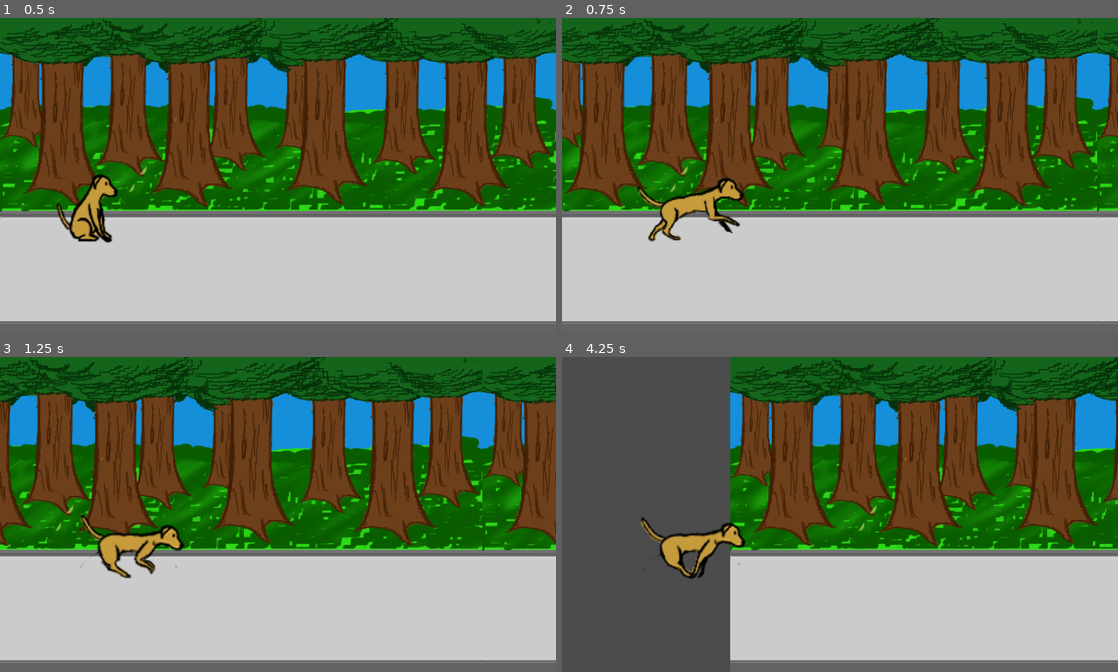
Above: before the commit, frames 1-4 (two rows, left to right).
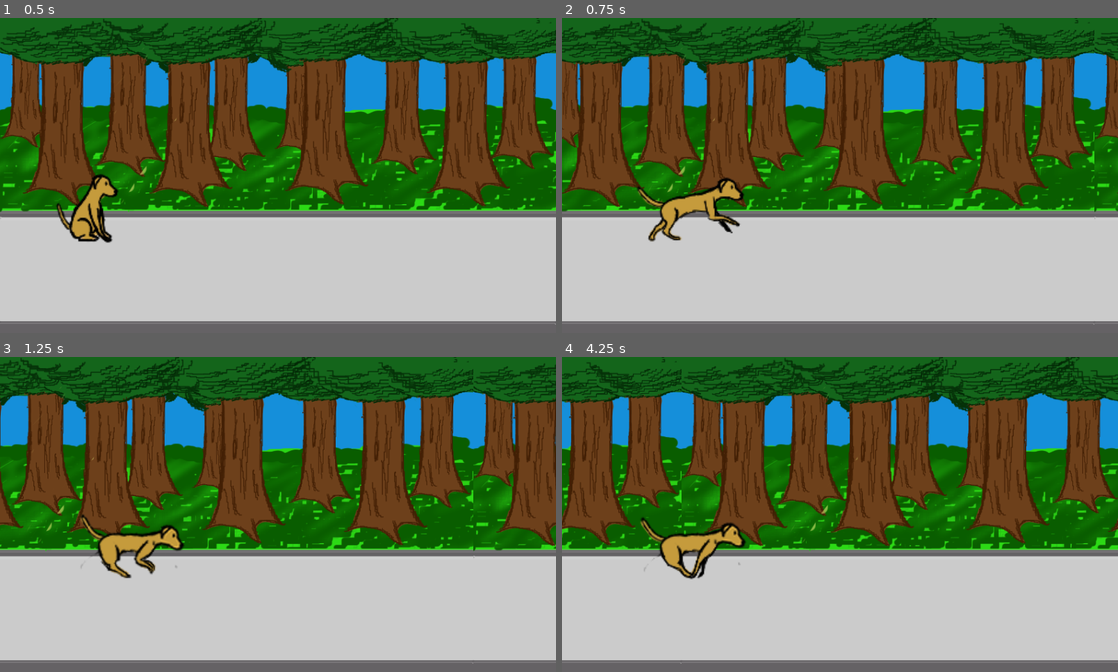
Above: after the commit, the same moments.

Repository: arthurnog/carameloProject
Game: Godot game, scene res://src/scene/GAME.tscn
The game is run twice, just before and just after one commit, with the same random seed, the same clock (stepped at 60 frames per second) and the same inputs. The engine's default icon, where the game draws it, is replaced by a stand-in: a white triangle on a blue panel in a dark square.
Inputs (mouse positions are in pixels of both pictures, inside the frame that each line leads up to):
- Up to frame 1 (0.5 s): no input
- Up to frame 2 (0.75 s): move the mouse to (962, 159) at 0.52 s; press the mouse at (962, 159) at 0.53 s
- Up to frame 3 (1.25 s): no input
- Up to frame 4 (4.25 s): move the mouse to (728, 530) at 1.27 s; release the mouse at (728, 530) at 1.28 s; click (728, 530) at 1.35 s; move the mouse to (895, 445) at 2.02 s; press the mouse at (895, 445) at 2.03 s; move the mouse to (812, 577) at 2.77 s; release the mouse at (812, 577) at 2.78 s; click (812, 577) at 2.85 s; move the mouse to (1006, 561) at 3.52 s; press the mouse at (1006, 561) at 3.53 s

Frame 1 is identical in both runs. In frame 2, 14% of the frame differs, in the area x 0-100%, y 0-98%; in frame 3, 24%; in frame 4, 55%, in the area x 0-100%, y 0-100%.

Commit message:
changes in hitbox

Diff:
--- a/src/scene/GAME.tscn
+++ b/src/scene/GAME.tscn
@@ -32,16 +32,16 @@
 
 [node name="TimerO" type="Timer" parent="obstaculos"]
 wait_time = 6.0
+[connection signal="START" from="." to="cenario" method="_on_GAME_START"]
+[connection signal="START" from="." to="itens" method="_on_GAME_START"]
 [connection signal="START" from="." to="obstaculos" method="_on_GAME_START"]
-[connection signal="START" from="." to="itens" method="_on_GAME_START"]
-[connection signal="START" from="." to="cenario" method="_on_GAME_START"]
 [connection signal="START" from="." to="dogMal" method="_on_GAME_START"]
 [connection signal="START" from="." to="dog" method="_on_GAME_START"]
+[connection signal="cool" from="dogMal" to="cenario" method="_on_dogMal_cool"]
 [connection signal="cool" from="dogMal" to="obstaculos" method="_on_dogMal_cool"]
-[connection signal="cool" from="dogMal" to="cenario" method="_on_dogMal_cool"]
 [connection signal="cool" from="dogMal" to="dog" method="_on_dogMal_cool"]
+[connection signal="fear" from="dogMal" to="cenario" method="_on_dogMal_fear"]
 [connection signal="fear" from="dogMal" to="obstaculos" method="_on_dogMal_fear"]
-[connection signal="fear" from="dogMal" to="cenario" method="_on_dogMal_fear"]
 [connection signal="fear" from="dogMal" to="dog" method="_on_dogMal_fear"]
 [connection signal="dead" from="dog" to="." method="_on_dog_dead"]
 [connection signal="win" from="dog" to="." method="_on_dog_win"]
--- a/src/scene/cenario.tscn
+++ b/src/scene/cenario.tscn
@@ -19,7 +19,7 @@
 script = ExtResource( 2 )
 
 [node name="VisibilityNotifier2D" type="VisibilityNotifier2D" parent="AnimatedSprite"]
-position = Vector2( -21.2429, -21.1667 )
+position = Vector2( 365.746, -21.1667 )
 scale = Vector2( 1.06804, 1.05817 )
 rect = Rect2( -10, -10, 60, 60 )
 
@@ -29,7 +29,7 @@
 script = ExtResource( 2 )
 
 [node name="VisibilityNotifier2D" type="VisibilityNotifier2D" parent="AnimatedSprite2"]
-position = Vector2( -21.2429, -21.1667 )
+position = Vector2( 367.633, -26.8299 )
 scale = Vector2( 1.06804, 1.05817 )
 rect = Rect2( -10, -10, 60, 60 )
 
@@ -39,7 +39,7 @@
 script = ExtResource( 2 )
 
 [node name="VisibilityNotifier2D" type="VisibilityNotifier2D" parent="AnimatedSprite3"]
-position = Vector2( -21.2429, -21.1667 )
+position = Vector2( 367.633, -21.1667 )
 scale = Vector2( 1.06804, 1.05817 )
 rect = Rect2( -10, -10, 60, 60 )
 [connection signal="screen_exited" from="AnimatedSprite/VisibilityNotifier2D" to="AnimatedSprite" method="_on_VisibilityNotifier2D_screen_exited"]
--- a/src/scene/dog.tscn
+++ b/src/scene/dog.tscn
@@ -32,7 +32,7 @@
 } ]
 
 [sub_resource type="RectangleShape2D" id=2]
-extents = Vector2( 33.6014, 22.7322 )
+extents = Vector2( 17.6084, 15.5495 )
 
 [sub_resource type="RectangleShape2D" id=3]
 extents = Vector2( 36.0526, 18.2269 )
@@ -47,7 +47,7 @@
 scale = Vector2( 1.5, 1.5 )
 frames = SubResource( 1 )
 animation = "run"
-frame = 1
+frame = 3
 playing = true
 offset = Vector2( 0, -50 )
 
@@ -56,14 +56,14 @@
 scale = Vector2( 1.5, 1.5 )
 
 [node name="CollisionShape2D" type="CollisionShape2D" parent="Area2D"]
-position = Vector2( 0, -12.3333 )
+position = Vector2( 1.05826, -27.3611 )
 shape = SubResource( 2 )
 
 [node name="Area2D2" type="Area2D" parent="."]
 position = Vector2( 0, -50 )
 
 [node name="CollisionShape2D2" type="CollisionShape2D" parent="Area2D2"]
-position = Vector2( 0, 16.8179 )
+position = Vector2( 1, -35.1821 )
 shape = SubResource( 3 )
 disabled = true
 
--- a/src/scene/obs0.tscn
+++ b/src/scene/obs0.tscn
@@ -15,7 +15,7 @@
 } ]
 
 [sub_resource type="RectangleShape2D" id=2]
-extents = Vector2( 33.3248, 34.2742 )
+extents = Vector2( 15.3245, 29.5547 )
 
 [node name="obs0" type="KinematicBody2D" groups=[
 "obstacle",
--- a/src/script/cenario.gd
+++ b/src/script/cenario.gd
@@ -12,7 +12,7 @@
 func _on_VisibilityNotifier2D_screen_exited():
 	#o cenário é composto de 3 imagens que se repetem e quando uma imagem sai
 	#do palco ela volta pro começo
-	position.x = 424*5
+	position.x = 424*4.7
 
 func _process(delta):
 	position.x += vel*delta
@@ -23,5 +23,5 @@
 	#quando o dog do mal entra no palco o cenário anda mais
 
 func normal():
-	vel = -160
+	vel = -180
 	#quando o dog do mal sai do palco o cenário volta a velocidade original
--- a/src/script/dog.gd
+++ b/src/script/dog.gd
@@ -35,7 +35,7 @@
 
 		else:
 			if not jump:
-				$Tween.interpolate_property(self, "position:y", position.y, position.y-100, 1, Tween.TRANS_EXPO, Tween.EASE_OUT)
+				$Tween.interpolate_property(self, "position:y", position.y, position.y-100, .7, Tween.TRANS_EXPO, Tween.EASE_OUT)
 				$Tween.start()
 				jump = true
 			pass
--- a/src/script/item.gd
+++ b/src/script/item.gd
@@ -1,7 +1,7 @@
 extends KinematicBody2D
 
 onready var startY = position.y
-export (int) var velx = -160
+export (int) var velx = -180
 export (int) var vely = 40
 
 func _ready():
--- a/src/script/obstacle.gd
+++ b/src/script/obstacle.gd
@@ -3,7 +3,7 @@
 #os obstaculos se movem junto com o cenário então por isso
 #devem ter a mesma velocidade
 
-export (int) var  vel = -160
+export (int) var  vel = -180
 
 func _ready():
 	randomize()
@@ -19,7 +19,7 @@
 	#quando o obstaculo sai da tela ele perde a utilidade e é eliminado
 
 func fast():
-	vel = -160*1.5
+	vel = -180*1.5
 
 func normal():
-	vel = -160
+	vel = -180
